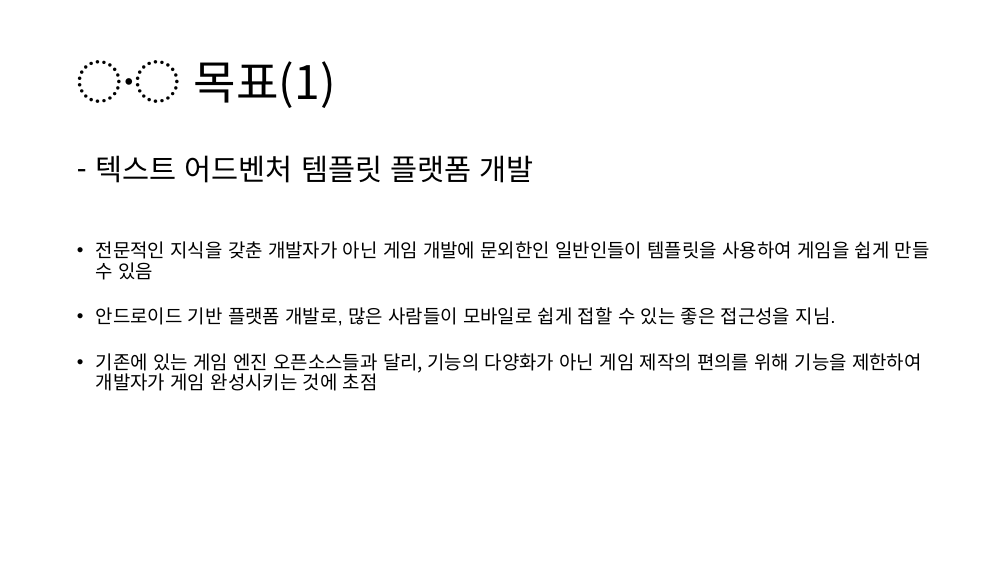
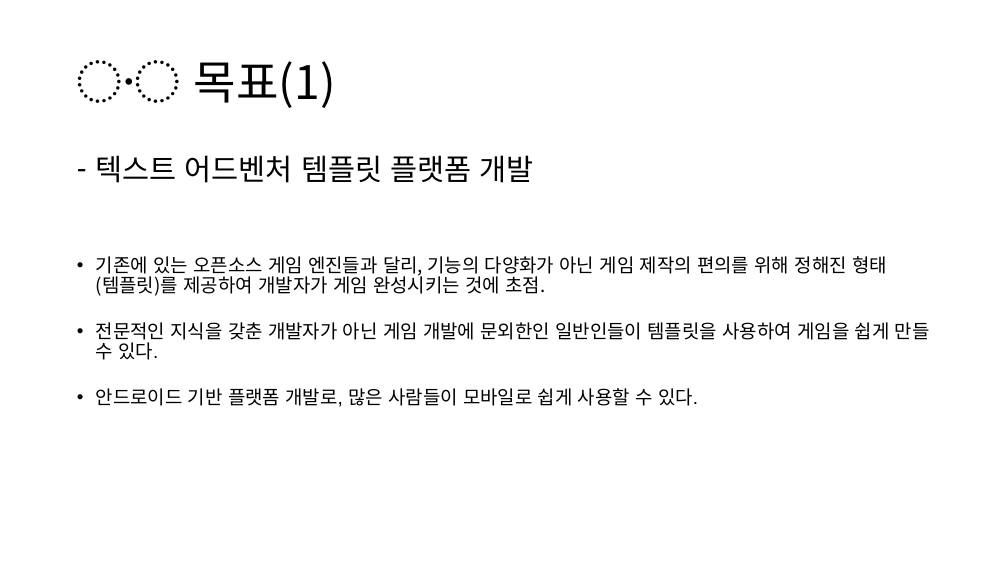
Before and after one commit to OSS-2021-team3/Drawing-Trade, a slide deck: slide 5 of OSS IDEA PROPOSAL.pptx. Drawn at 1008x567 pixels with LibreOffice and Linux fonts; fonts in the diff are those of the drawing. Boxes give left, top, right and bottom in pixels: in the first picture for what was removed or moved away, otherwise in the second. Text is boxed around its words. In the diff, an @@ line names an element or a change of style, - is before the commit and + after.

Commit message:
Update

```diff
--- a/OSS IDEA PROPOSAL.pptx
+++ b/OSS IDEA PROPOSAL.pptx
@@ text at <box>96,256,930,407</box>: text changed @@
-• 전문적인 지식을 갖춘 개발자가 아닌 게임 개발에 문외한인 일반인들이 템플릿을 사용하여 게임을 쉽게 만들 수 있음
-• 안드로이드 기반 플랫폼 개발로, 많은 사람들이 모바일로 쉽게 접할 수 있는 좋은 접근성을 지님.
-• 기존에 있는 게임 엔진 오픈소스들과 달리, 기능의 다양화가 아닌 게임 제작의 편의를 위해 기능을 제한하여 개발자가 게임 완성시키는 것에 초점
+• 기존에 있는 오픈소스 게임 엔진들과 달리, 기능의 다양화가 아닌 게임 제작의 편의를 위해 정해진 형태(템플릿)를 제공하여 개발자가 게임 완성시키는 것에 초점.
+• 전문적인 지식을 갖춘 개발자가 아닌 게임 개발에 문외한인 일반인들이 템플릿을 사용하여 게임을 쉽게 만들 수 있다.
+• 안드로이드 기반 플랫폼 개발로, 많은 사람들이 모바일로 쉽게 사용할 수 있다.
```
